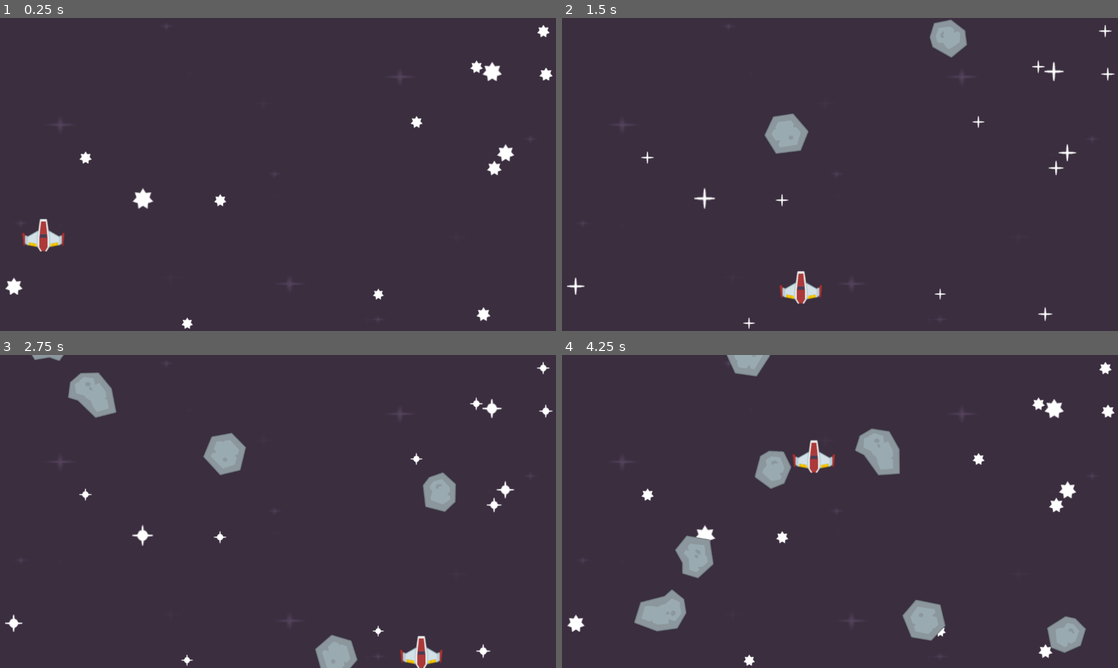
Above: before the commit, frames 1-4 (two rows, left to right).
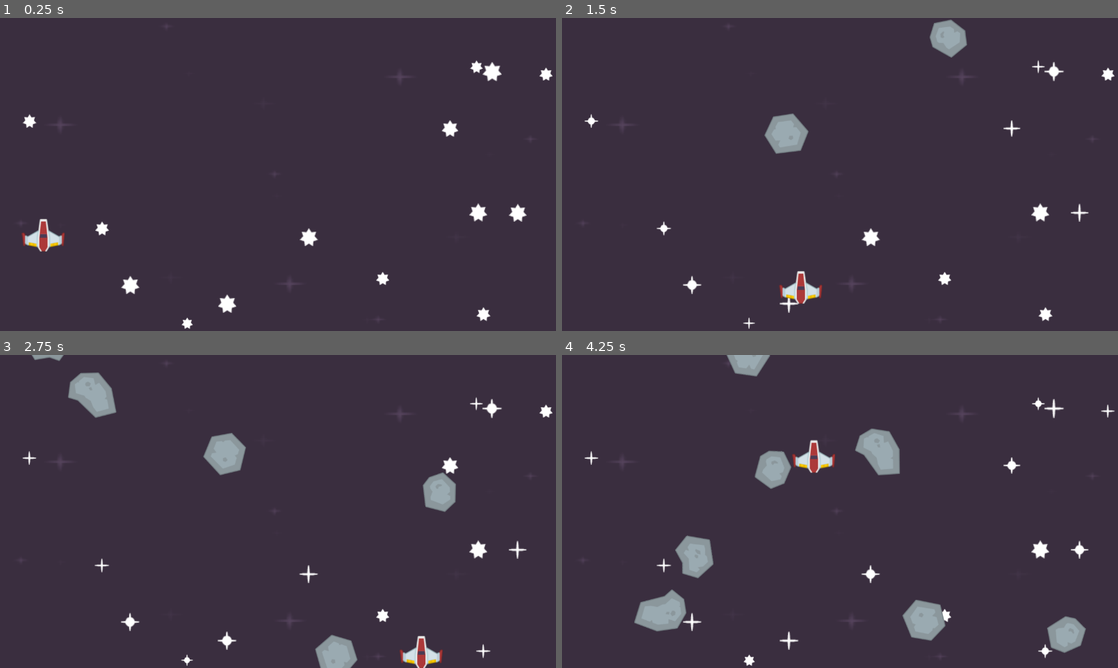
Above: after the commit, the same moments.

Repository: ericjohnadamos/space_shooter
Game: Godot game, scene res://Scene/level.tscn
Two runs of this game, one before a commit and one after it. Both use one fixed random seed, a clock stepped at 60 frames per second and the inputs below.
Inputs (mouse positions are in pixels of both pictures, inside the frame that each line leads up to):
- Up to frame 1 (0.25 s): no input
- Up to frame 2 (1.5 s): tap Enter at 0.5, 1.35 s; move the mouse to (962, 158) at 0.52 s; hold Right (right) 0.53-1.28 s; tap Space (shoot) at 0.6 s; click (962, 158) at 0.67 s; move the mouse to (728, 190) at 1.27 s; hold Down (down) from 1.28 s (still down)
- Up to frame 3 (2.75 s): move the mouse to (333, 442) at 2.02 s; release Down (down) at 2.03 s; hold Right (right) from 2.03 s (still down); tap F at 2.1 s
- Up to frame 4 (4.25 s): move the mouse to (812, 574) at 2.77 s; release Right (right) at 2.78 s; hold Up (up) 2.78-3.53 s; tap Space (shoot) at 2.85 s; click (812, 574) at 2.92 s; move the mouse to (1006, 558) at 3.52 s; hold Left (left) from 3.53 s (still down); tap Enter at 3.6 s

The runs differ from the first frame. In frame 1, 1.6% of the frame differs, in the area x 0-99%, y 2-95%; in frame 2, 1.1%; in frame 3, 1.1%; in frame 4, 1.4%.

Commit message:
Randomize animation speed for each star animations

Diff:
--- a/Scene/level.gd
+++ b/Scene/level.gd
@@ -17,6 +17,8 @@
 		var rand_scale = rng.randf_range(1, 2)
 		star.scale = Vector2(rand_scale, rand_scale)
 
+		# randomize animation speed
+		star.speed_scale = rng.randf_range(0.6, 1.4)
 
 func _on_meteor_timer_timeout() -> void:
 	# create an instance
